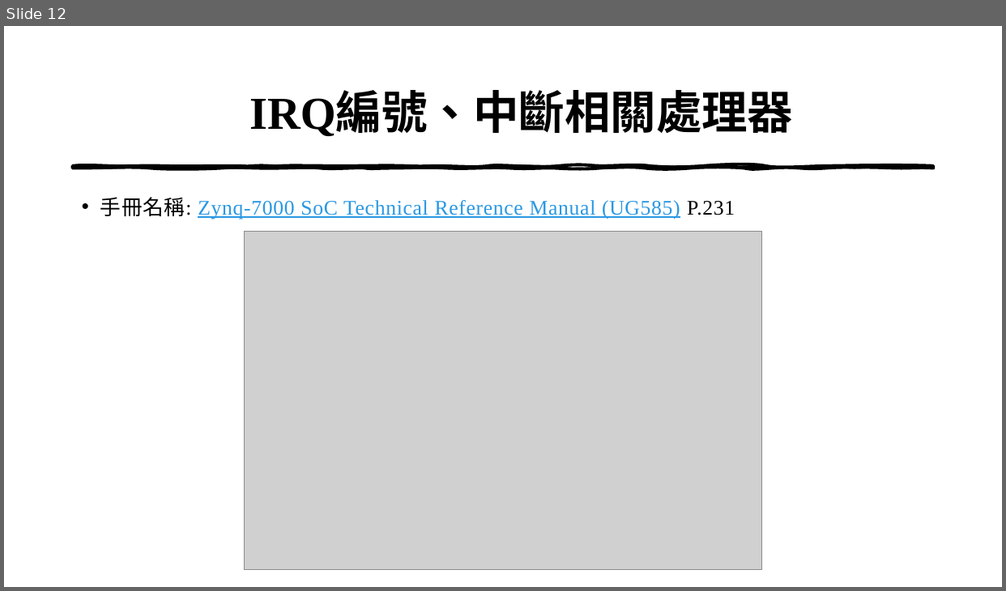
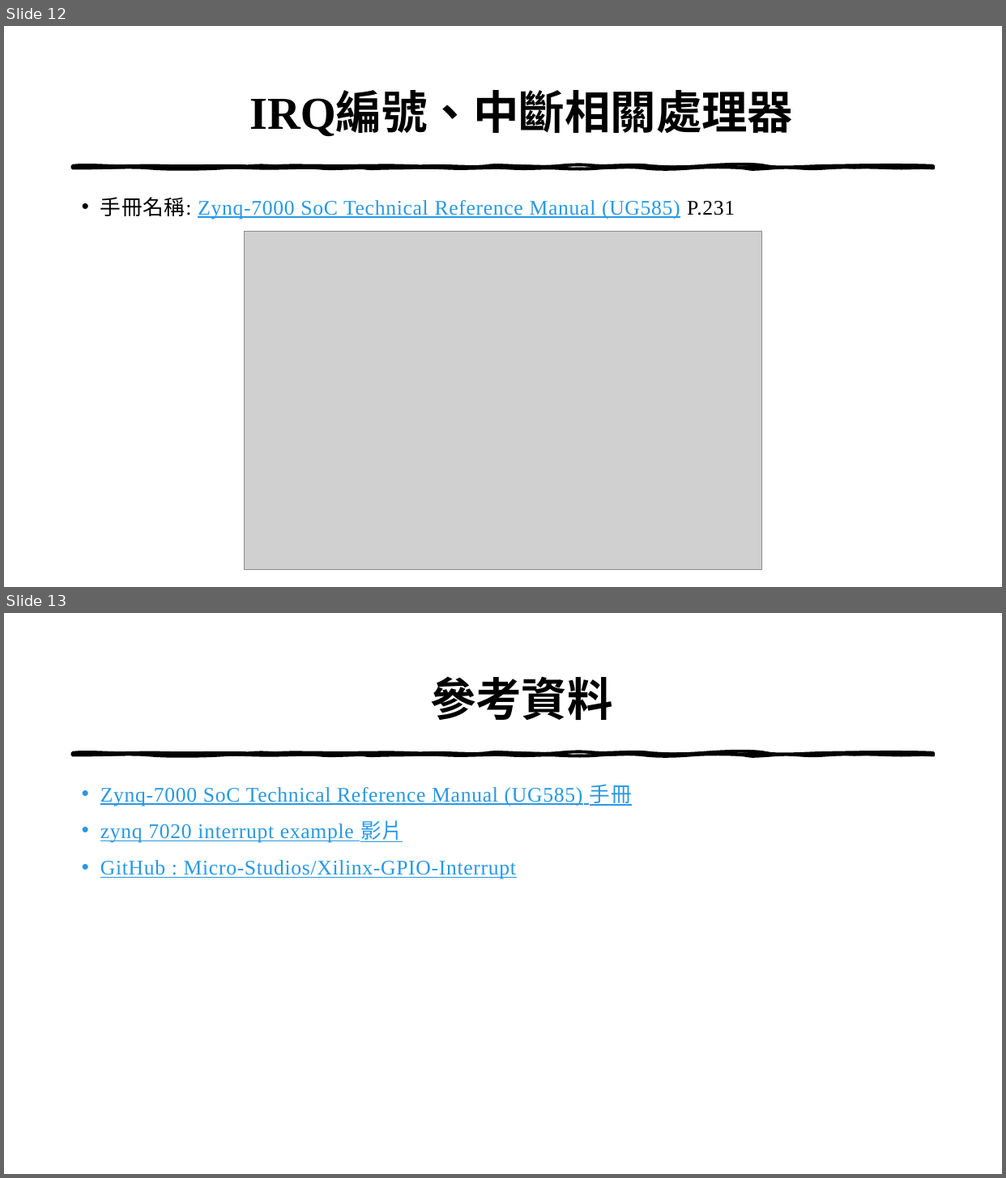
Before and after one commit to SiangYong/SOC_HW3, a slide deck: HW3.pptx. Shown one above the other, each under a label of ours: slide 12 before the commit, slides 12 and 13 after it. The pictures are 1006x591 and 1006x1178 pixels, drawn with LibreOffice and Linux fonts; fonts in the diff are those of the drawing; grey boxes stand for pictures. Boxes give left, top, right and bottom in pixels: in the first picture for what was removed or moved away, otherwise in the second. Text is boxed around its words. In the diff, an @@ line names an element or a change of style, - is before the commit and + after.

```diff
--- a/HW3.pptx
+++ b/HW3.pptx
@@ slide 13 added at [4, 613, 1002, 1174], background #FFFFFF; not listed: 1 template element that a slide beside it also shows @@
@@ title added at [430, 676, 613, 720], 44 pt, text #000000, bold @@
+  參考資料
@@ text added at [100, 784, 632, 879], 20 pt, text #2998E3, underline @@
+• Zynq-7000 SoC Technical Reference Manual (UG585) 手冊
+• zynq 7020 interrupt example 影片
+• GitHub : Micro-Studios/Xilinx-GPIO-Interrupt
```
